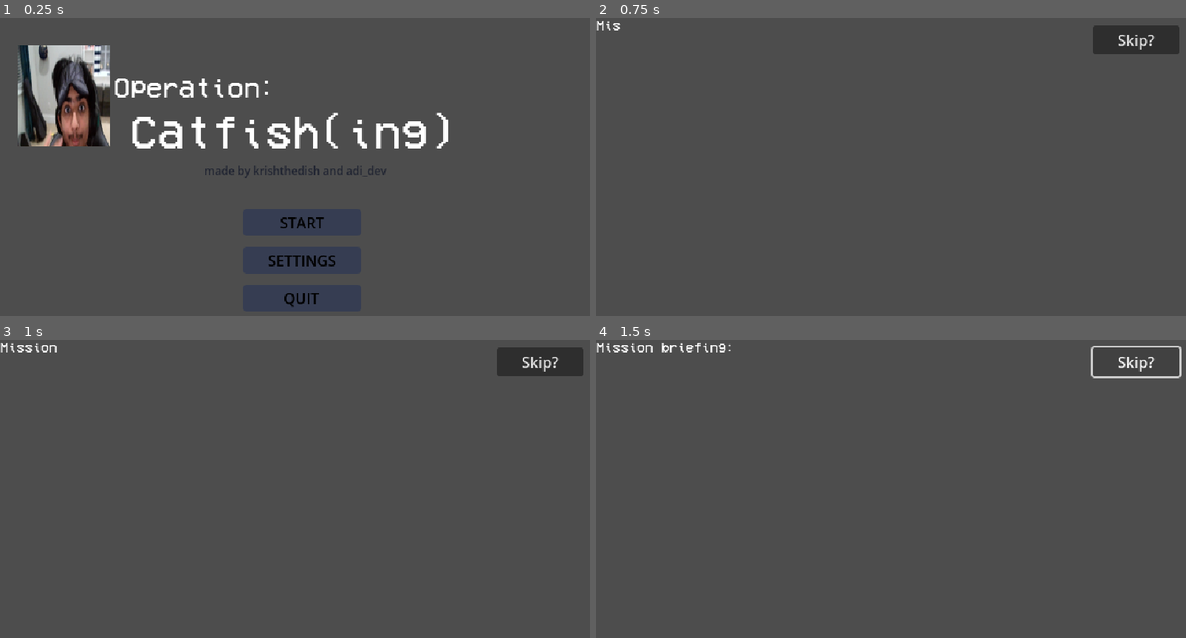
Above: before the commit, frames 1-4 (two rows, left to right).
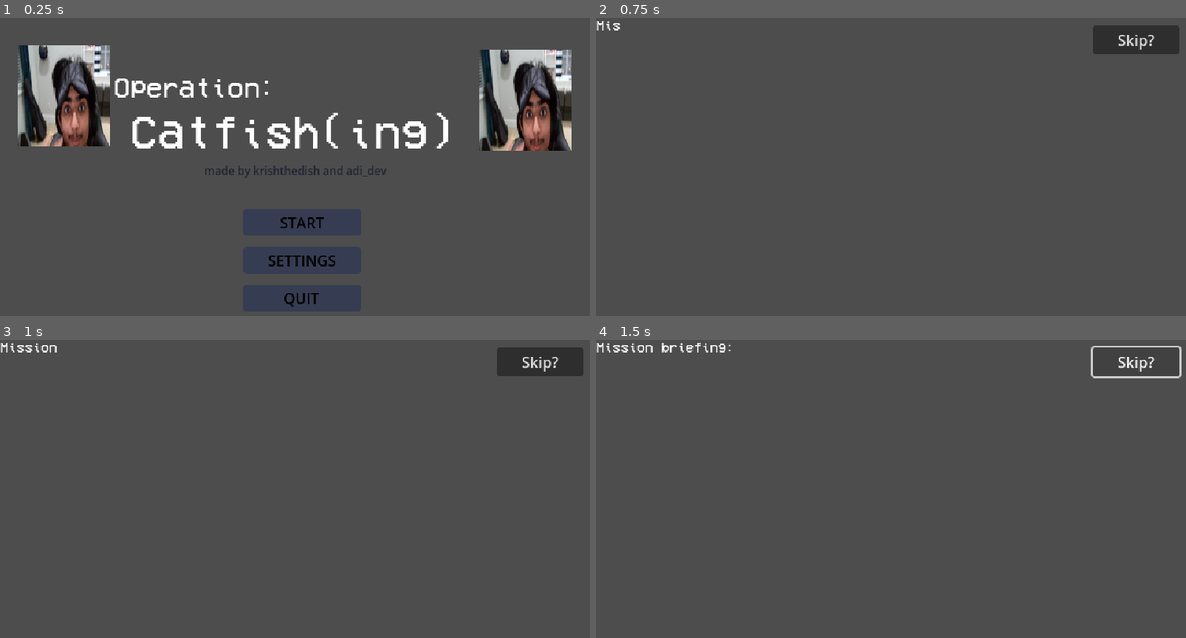
Above: after the commit, the same moments.

Repository: krishthedish17/Fishing_game_jam
Game: Godot game, scene res://Menus/MainMenu/main_menu.tscn
Same seed, same stepped clock (60 frames per second), same inputs: the game is played once before the commit and once after it. The engine's default icon, where the game draws it, is replaced by a stand-in: a white triangle on a blue panel in a dark square.
Inputs:
- Up to frame 1 (0.25 s): no input
- Up to frame 2 (0.75 s): click "START" at 0.5 s
- Up to frame 3 (1 s): no input
- Up to frame 4 (1.5 s): click "Skip?" at 1.25 s

The runs differ from the first frame. In frame 1, 4.8% of the frame differs, in the area x 81-97%, y 10-45%; in frame 2, nothing differs; in frame 3, nothing differs; in frame 4, nothing differs.

Commit message:
testing plz work

Diff:
--- a/Menus/MainMenu/main_menu.tscn
+++ b/Menus/MainMenu/main_menu.tscn
@@ -123,6 +123,12 @@
 scale = Vector2(0.0832291, 0.163992)
 texture = ExtResource("8_cpqy5")
 
+[node name="Sprite2D2" type="Sprite2D" parent="."]
+texture_filter = 1
+position = Vector2(569, 89)
+scale = Vector2(0.0832291, 0.163992)
+texture = ExtResource("8_cpqy5")
+
 [connection signal="pressed" from="Buttons/StartButton" to="." method="_on_start_button_pressed"]
 [connection signal="pressed" from="Buttons/SettingsButton" to="." method="_on_settings_button_pressed"]
 [connection signal="pressed" from="Buttons/QuitButton" to="." method="_on_quit_button_pressed"]
